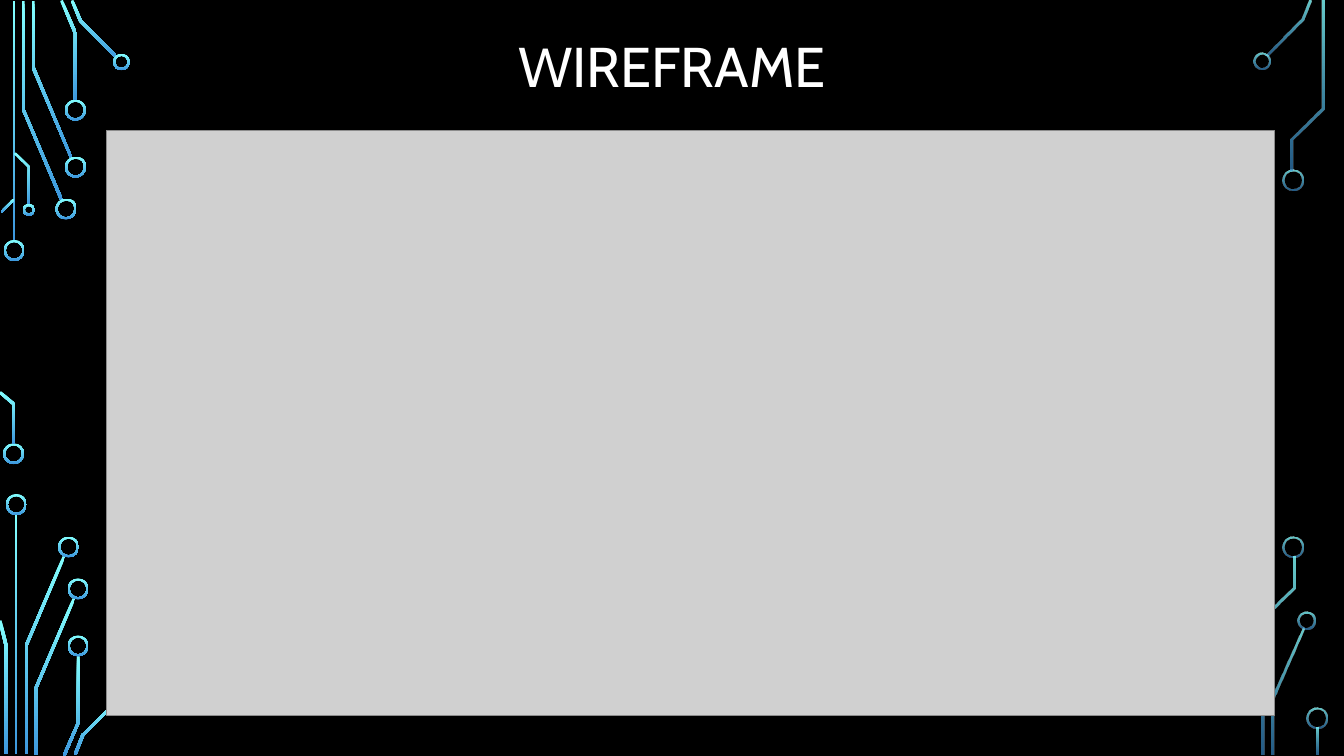
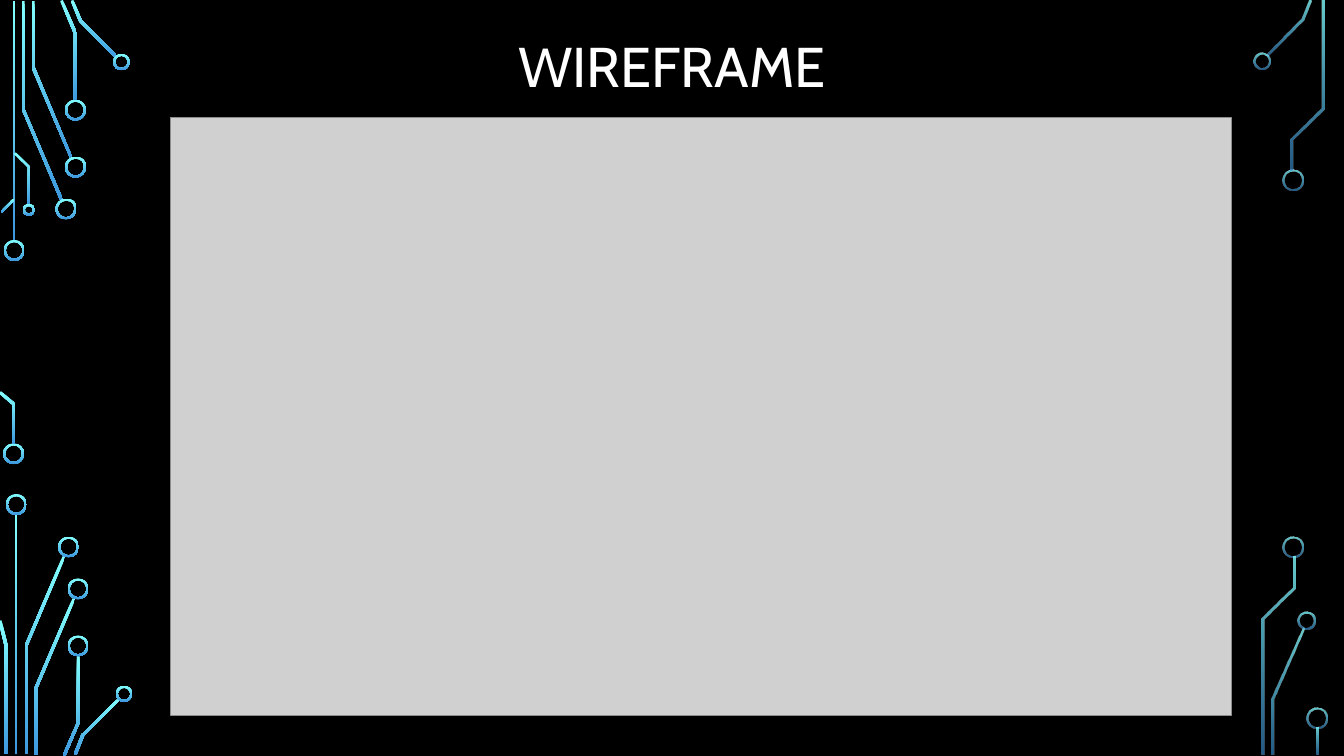
Before and after one commit to ossallaoui/Maquettage-d-un-siteweb-pour-une-cha-ne-de-restaurants, a slide deck: slide 3 of Raport de projet/Le site web/WENDy’s.pptx. Drawn at 1344x756 pixels with LibreOffice and Linux fonts; fonts in the diff are those of the drawing; grey boxes stand for pictures; background and template pictures are left out. Boxes give left, top, right and bottom in pixels: in the first picture for what was removed or moved away, otherwise in the second. Text is boxed around its words. In the diff, an @@ line names an element or a change of style, - is before the commit and + after.

Commit message:
last commit

```diff
--- a/Raport de projet/Le site web/WENDy’s.pptx
+++ b/Raport de projet/Le site web/WENDy’s.pptx
@@ picture: place and size @@
-picture at (106, 130, 1274, 715)
+picture at (170, 118, 1232, 716)
@@ freeform shape added at (116, 686, 133, 702), fill gradient #82FFFF to #3D97DE @@
```
Also in this commit, not shown: 1 other slide changed.
